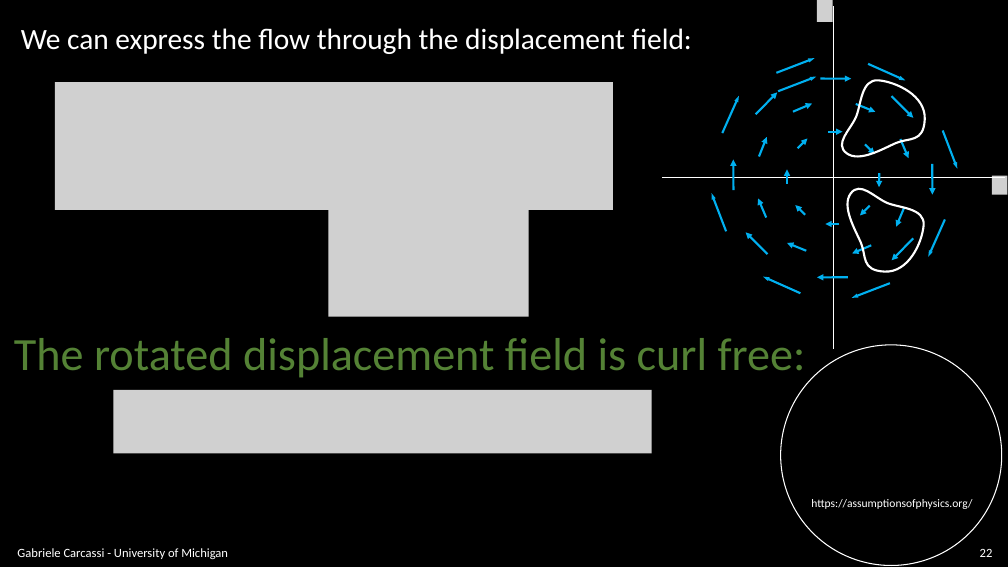
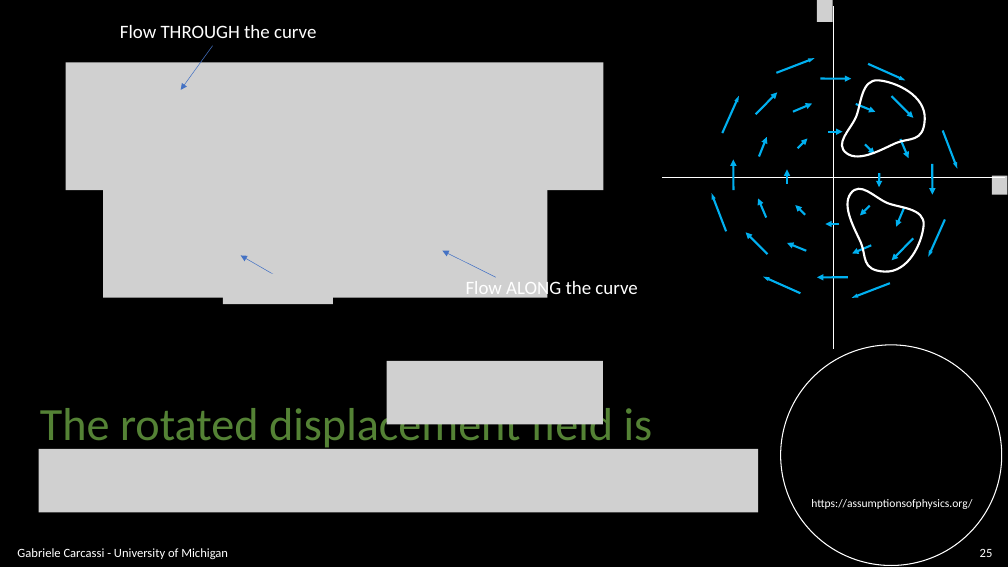
Before and after one commit to assumptionsofphysics/slides, a slide deck: slide 25 of BookCompanions-v2/RP-Class-3.pptx (slide 22 before the commit). Drawn at 1008x567 pixels with LibreOffice and Linux fonts; fonts in the diff are those of the drawing; grey boxes stand for pictures; background and template pictures are left out. Boxes give left, top, right and bottom in pixels: in the first picture for what was removed or moved away, otherwise in the second. Text is boxed around its words. In the diff, an @@ line names an element or a change of style, - is before the commit and + after.

```diff
--- a/BookCompanions-v2/RP-Class-3.pptx
+++ b/BookCompanions-v2/RP-Class-3.pptx
@@ text removed at [21,28,692,54] @@
-We can express the flow through the displacement field:
@@ text added at [120,25,316,38], 18 pt, text #FFFFFF @@
+Flow THROUGH the curve
@@ arrow added from (212, 45) to (181, 90), #4472C4 0.5 pt @@
@@ picture: place and size @@
-picture at [55,82,613,210]
+picture at [66,63,603,191]
@@ arrow removed from (778, 91) to (817, 76) @@
@@ picture: place and size @@
-picture at [328,189,529,317]
+picture at [104,170,548,298]
@@ arrow added from (278, 278) to (240, 256), #4472C4 0.5 pt @@
@@ arrow added from (496, 278) to (442, 251), #4472C4 0.5 pt @@
@@ picture added at [223,274,333,304] @@
@@ text added at [466,278,637,299], 18 pt, text #FFFFFF @@
+Flow ALONG the curve
@@ picture added at [386,361,603,424] @@
@@ text at [40,401,653,451]: text changed @@
-The rotated displacement field is curl free:
+The rotated displacement field is
@@ picture removed at [113,390,652,454] @@
@@ picture added at [39,449,758,513] @@
@@ page number at [980,549,993,557]: text changed @@
-22
+25
```
Also in this commit, not shown: 12 other slides changed, 3 slides added.
